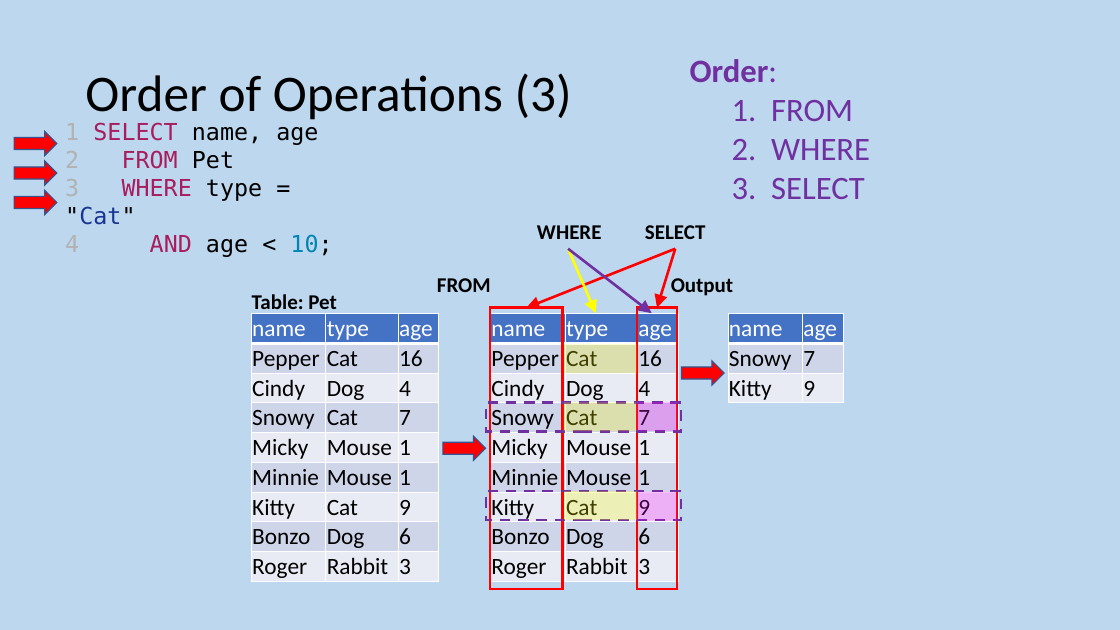
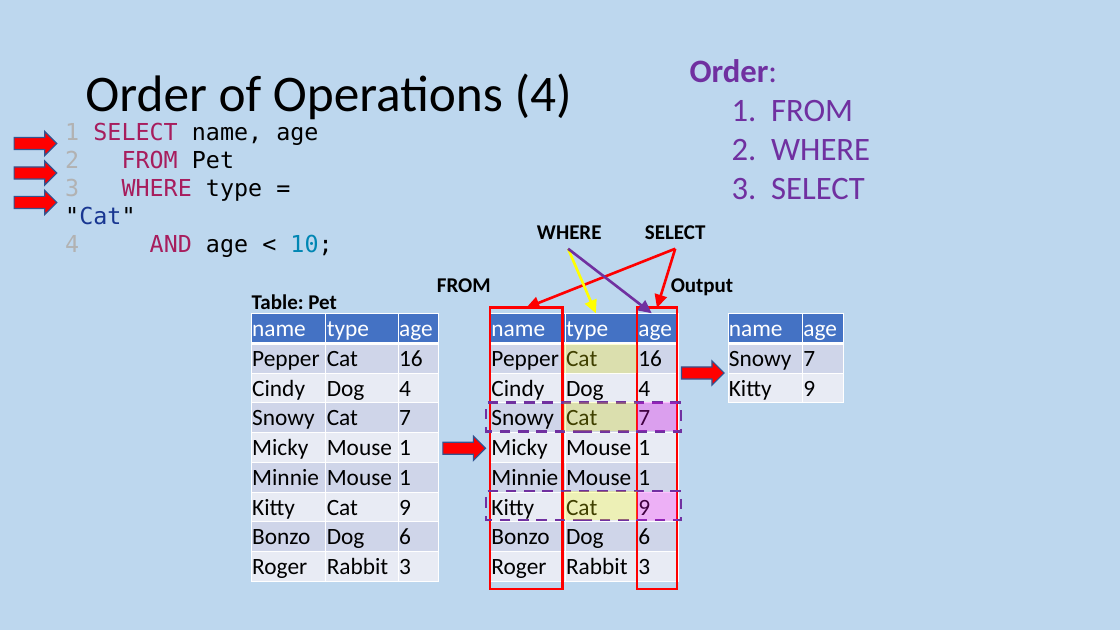
Before and after one commit to MrFriendCS/MrFriendCS.github.io, a slide deck: slide 67 of n5-cs/ddd/N5 CS DDD Slides.pptx. Drawn at 1120x630 pixels with LibreOffice and Linux fonts; fonts in the diff are those of the drawing. Boxes give left, top, right and bottom in pixels: in the first picture for what was removed or moved away, otherwise in the second. Text is boxed around its words. In the diff, an @@ line names an element or a change of style, - is before the commit and + after.

```diff
--- a/n5-cs/ddd/N5 CS DDD Slides.pptx
+++ b/n5-cs/ddd/N5 CS DDD Slides.pptx
@@ title at [85,73,572,123]: text changed @@
-Order of Operations (3)
+Order of Operations (4)
```
Also in this commit, not shown: 3 other slides changed.
